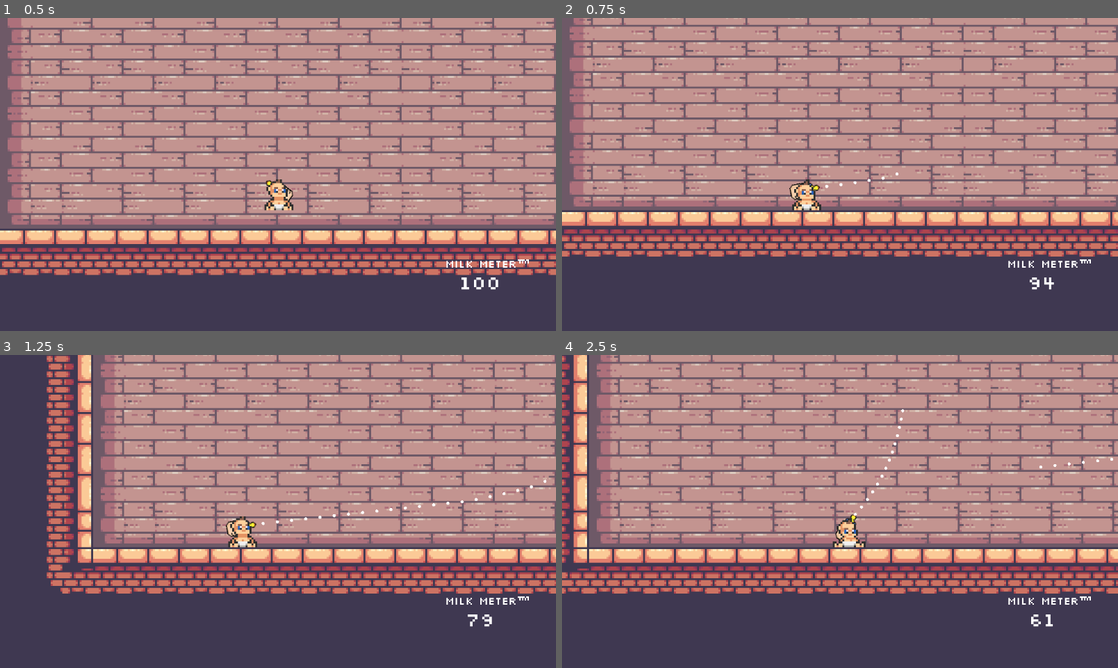
Above: before the commit, frames 1-4 (two rows, left to right).
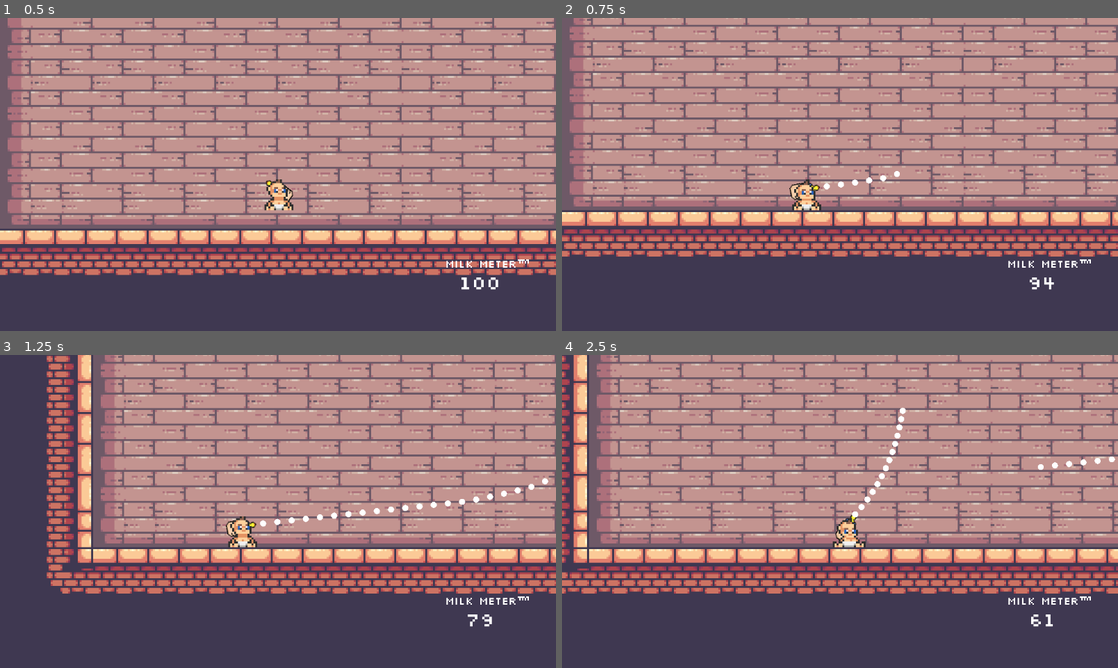
Above: after the commit, the same moments.

Repository: duncwilliams/trust-fund-baby
Game: Godot game, scene res://scenes/main.tscn
Two runs of this game, one before a commit and one after it. Both use one fixed random seed, a clock stepped at 60 frames per second and the inputs below.
Inputs (mouse positions are in pixels of both pictures, inside the frame that each line leads up to):
- Up to frame 1 (0.5 s): no input
- Up to frame 2 (0.75 s): move the mouse to (962, 158) at 0.52 s; press the mouse at (962, 158) at 0.53 s
- Up to frame 3 (1.25 s): no input
- Up to frame 4 (2.5 s): move the mouse to (728, 527) at 1.27 s; release the mouse at (728, 527) at 1.28 s; click (728, 527) at 1.35 s; move the mouse to (895, 442) at 2.02 s; press the mouse at (895, 442) at 2.03 s

Frame 1 is identical in both runs. In frame 2, less than 0.1% of the frame differs, in the area x 47-61%, y 48-55%; in frame 3, 0.3%, in the area x 46-99%, y 39-55%; in frame 4, 0.3%.

Commit message:
increased milk size, fixed collision baby group tag

Diff:
--- a/scenes/baby.tscn
+++ b/scenes/baby.tscn
@@ -114,11 +114,11 @@
 autoplay = "default"
 frame_progress = 0.6093312
 
-[node name="CharacterBodyCollision" type="CollisionShape2D" parent="." unique_id=1883765674]
+[node name="CharacterBodyCollision" type="CollisionShape2D" parent="." unique_id=1883765674 groups=["baby"]]
 position = Vector2(2, 6)
 shape = SubResource("RectangleShape2D_k8j53")
 
-[node name="Area2D" type="Area2D" parent="." unique_id=1278378837]
+[node name="Area2D" type="Area2D" parent="." unique_id=1278378837 groups=["baby"]]
 
 [node name="AreaCollision" type="CollisionShape2D" parent="Area2D" unique_id=1391482106]
 position = Vector2(0, 6)
--- a/scenes/milk.tscn
+++ b/scenes/milk.tscn
@@ -7,7 +7,7 @@
 radius = 16.0
 
 [node name="Milk" type="Area2D" unique_id=94561853 groups=["milk"]]
-scale = Vector2(0.2, 0.2)
+scale = Vector2(0.4, 0.4)
 script = ExtResource("1_b1h7t")
 metadata/_edit_group_ = true
 
